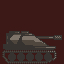
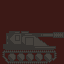
Revision of a layered 64x64 image; what changed, layer by layer:
painted on "Clipboard" over (3, 32, 56, 63)
renamed "Layer" to "Pasted Layer", painted on it over (18, 32, 64, 40)
